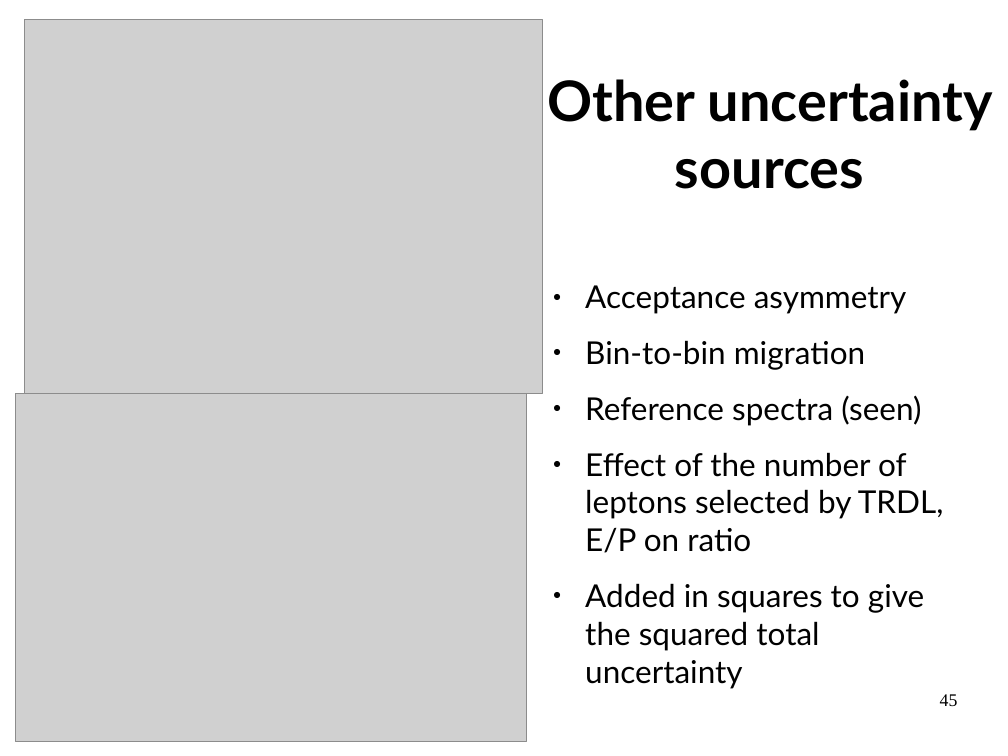
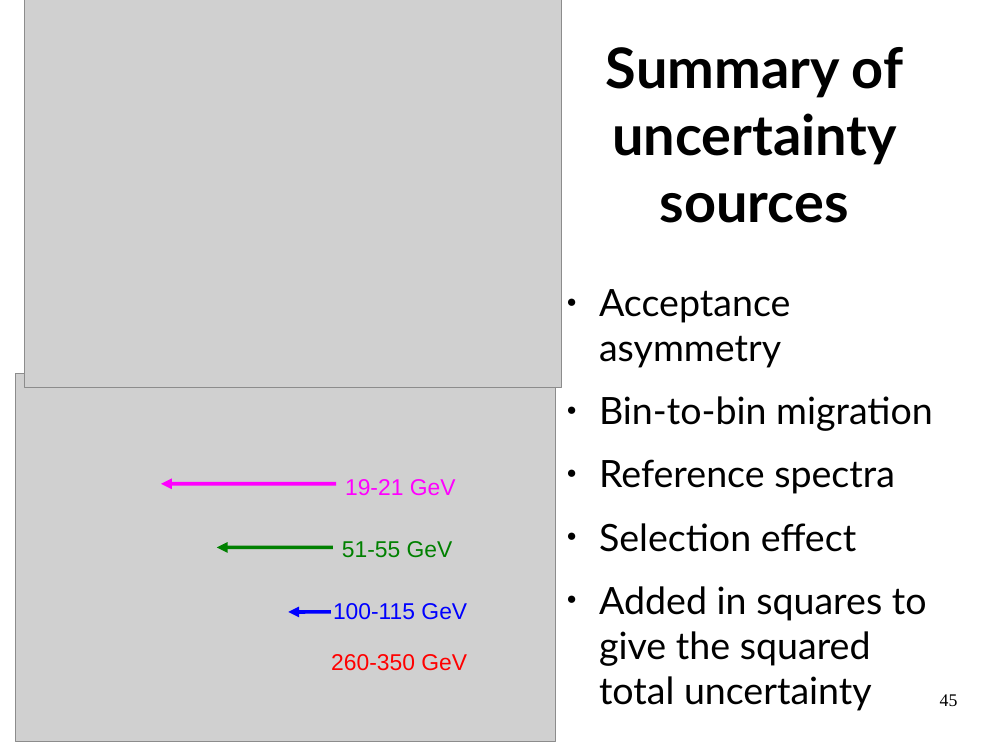
Before and after one commit to LBasara/LBasara.github.io, a slide deck: slide 45 of Defense.odp. Drawn at 1008x756 pixels with LibreOffice and Linux fonts; fonts in the diff are those of the drawing; grey boxes stand for pictures. Boxes give left, top, right and bottom in pixels: in the first picture for what was removed or moved away, otherwise in the second. Text is boxed around its words. In the diff, an @@ line names an element or a change of style, - is before the commit and + after.

```diff
--- a/Defense.odp
+++ b/Defense.odp
@@ picture: place and size @@
-picture at bbox=[24, 20, 542, 394]
+picture at bbox=[24, 0, 562, 388]
@@ title at bbox=[606, 47, 903, 223]: text changed @@
-Other uncertainty sources
+Summary of uncertainty sources
@@ text "Acceptance asymmetry": place and size @@
-text "Acceptance asymmetry" at bbox=[585, 285, 944, 689]
+text "Acceptance asymmetry" at bbox=[599, 289, 933, 711]
@@ text at bbox=[599, 289, 933, 711]: size 24.8 to 29.6 pt in "Acceptance asymmetry", "Bin-to-bin migration", "Added in squares to give the squared ..." @@
@@ picture: place and size @@
-picture at bbox=[15, 393, 526, 742]
+picture at bbox=[15, 374, 555, 743]
@@ text added at bbox=[345, 479, 456, 495], 18 pt, text #FF00FF @@
+19-21 GeV
@@ text at bbox=[599, 459, 895, 552]: text changed; size 24.8 to 29.6 pt @@
-● Reference spectra (seen)
-● Effect of the number of leptons selected by TRDL, E/P on ratio
+● Reference spectra
+● Selection effect
@@ arrow added from (337, 484) to (161, 484), #FF00FF 2.83 pt @@
@@ arrow added from (333, 548) to (217, 548), #008000 2.83 pt @@
@@ text added at bbox=[342, 541, 453, 558], 18 pt, text #008000 @@
+51-55 GeV
@@ arrow added from (331, 612) to (288, 612), #0000FF 2.83 pt @@
@@ text added at bbox=[333, 603, 467, 620], 18 pt, text #0000FF @@
+100-115 GeV
@@ text added at bbox=[331, 654, 467, 671], 18 pt, text #FF0000 @@
+260-350 GeV
```
Also in this commit, not shown: 14 other slides changed, 4 slides added, 4 slides removed, 43 other files.
